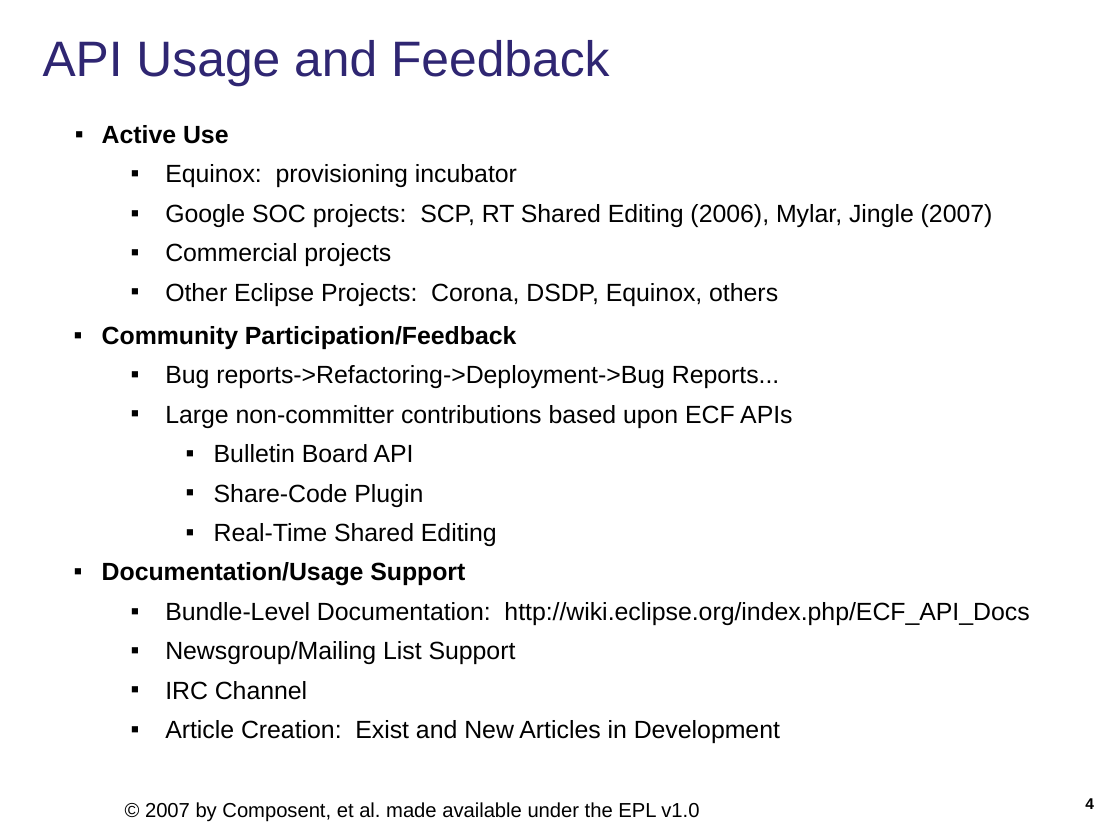
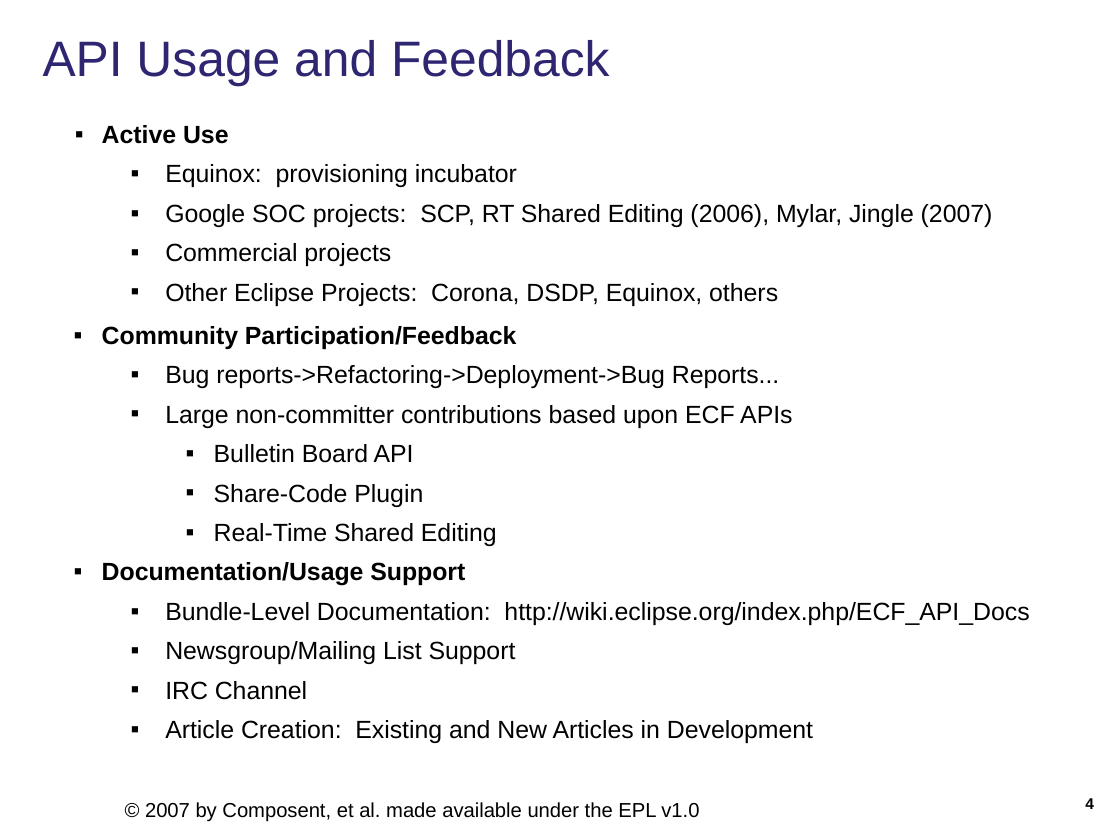
Before and after one commit to eclipse/ecf-website, a slide deck: slide 4 of reviews/ECF_1.0.0_Release_Review.odp. Drawn at 1120x840 pixels with LibreOffice and Linux fonts; fonts in the diff are those of the drawing; background and template pictures are left out. Boxes give left, top, right and bottom in pixels: in the first picture for what was removed or moved away, otherwise in the second. Text is boxed around its words. In the diff, an @@ line names an element or a change of style, - is before the commit and + after.

```diff
--- a/reviews/ECF_1.0.0_Release_Review.odp
+++ b/reviews/ECF_1.0.0_Release_Review.odp
@@ text at (x1=165, y1=720, x2=813, y2=743): text changed @@
-  ▪ Article Creation: Exist and New Articles in Development
+  ▪ Article Creation: Existing and New Articles in Development
```
Also in this commit, not shown: 1 other file.
